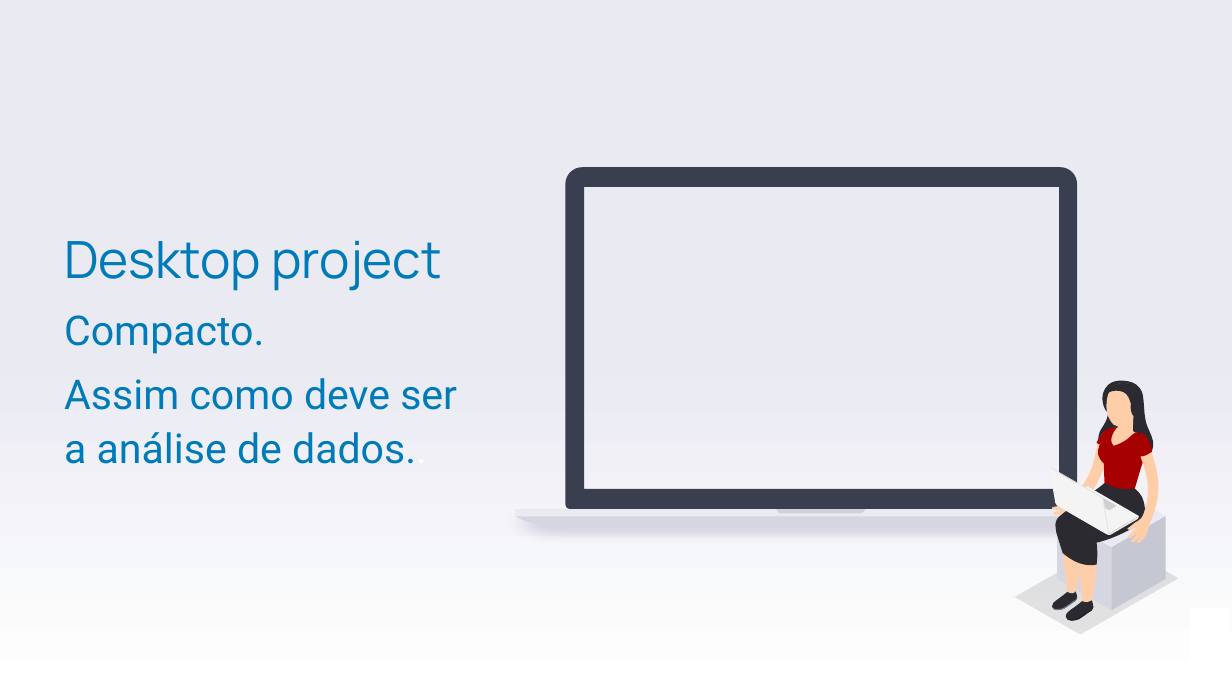
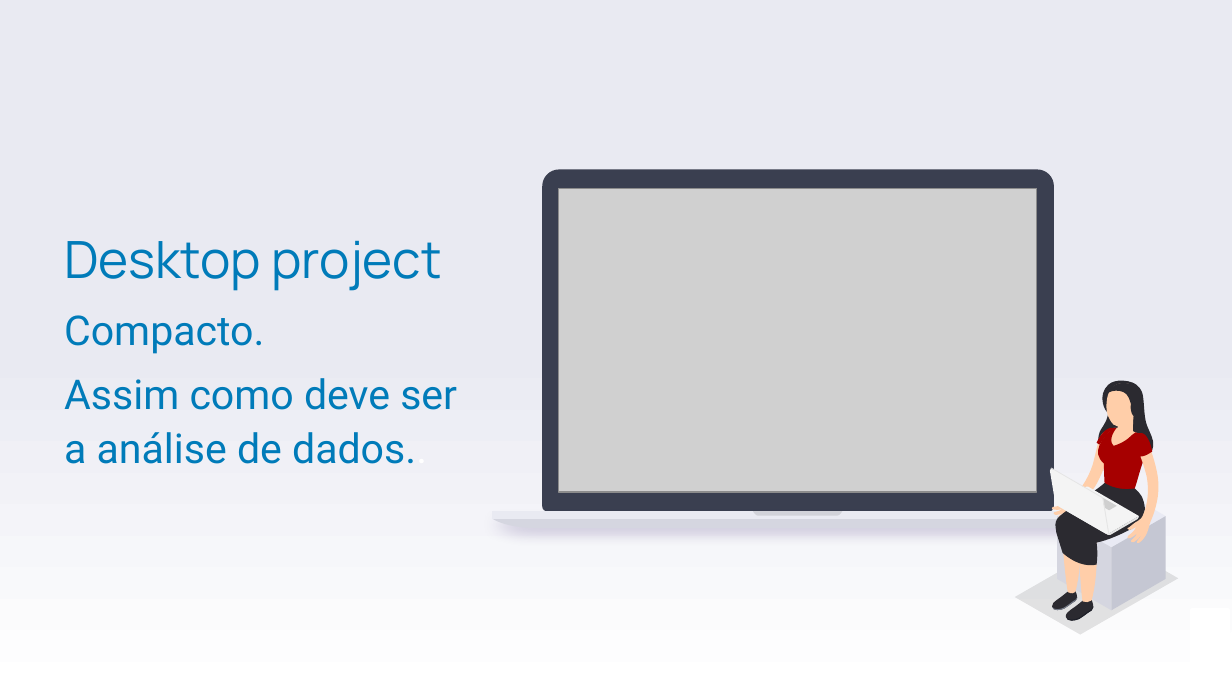
Before and after one commit to IagoeeeplabSoft/IES-Covid19, a slide deck: slide 4 of Links/Projeto.pptx. Drawn at 1232x693 pixels with LibreOffice and Linux fonts; fonts in the diff are those of the drawing; grey boxes stand for pictures. Boxes give left, top, right and bottom in pixels: in the first picture for what was removed or moved away, otherwise in the second. Text is boxed around its words. In the diff, an @@ line names an element or a change of style, - is before the commit and + after.

```diff
--- a/Links/Projeto.pptx
+++ b/Links/Projeto.pptx
@@ freeform shape: place and size @@
-freeform shape at (565,168,1077,510)
+freeform shape at (542,170,1053,513)
@@ picture added at (559,188,1037,493) @@
@@ freeform shape: place and size @@
-freeform shape at (515,516,1127,526)
+freeform shape at (493,519,1105,529)
@@ freeform shape: place and size @@
-freeform shape at (515,509,1127,516)
+freeform shape at (493,511,1105,519)
@@ freeform shape: place and size @@
-freeform shape at (776,509,866,514)
+freeform shape at (753,511,843,516)
```
Also in this commit, not shown: 1 other slide changed, 2 other files.
